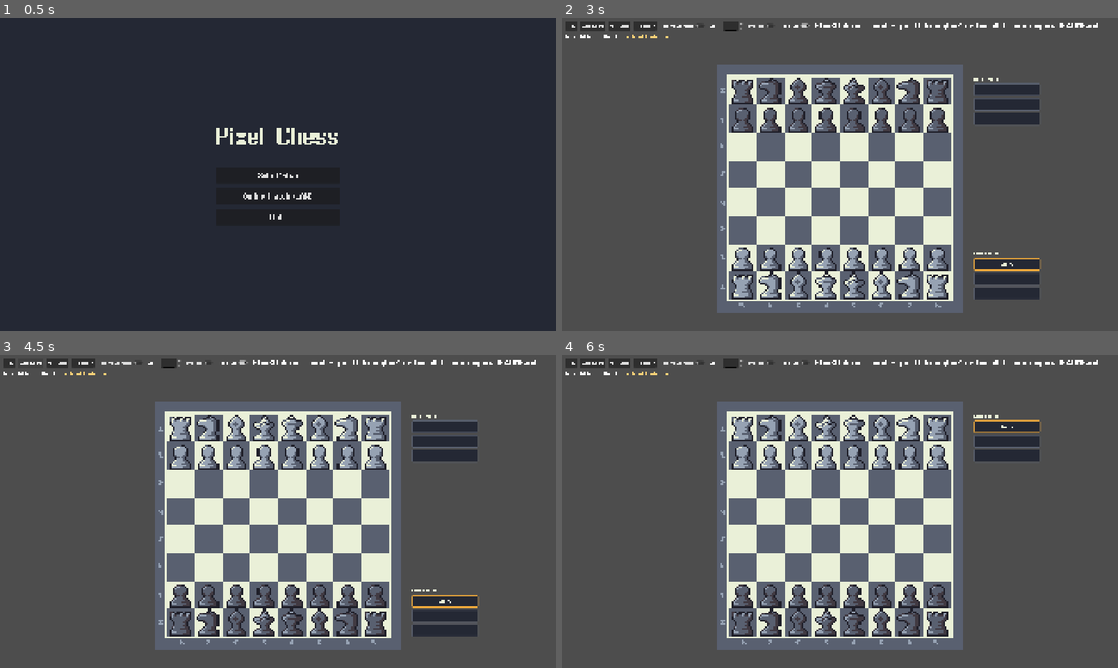
Above: before the commit, frames 1-4 (two rows, left to right).
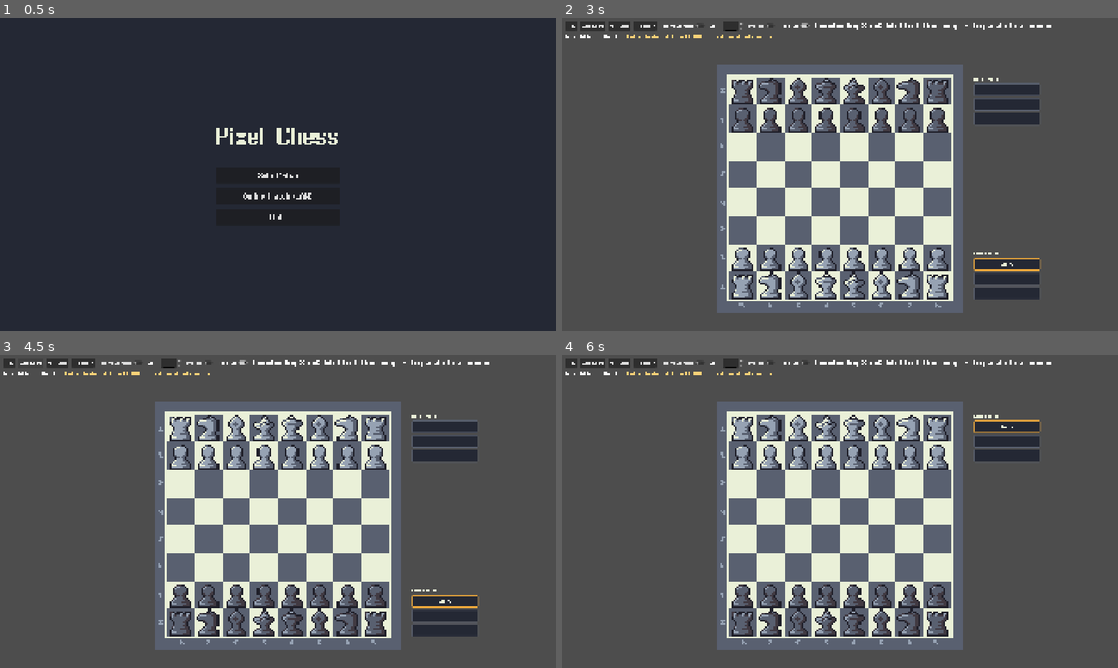
Above: after the commit, the same moments.

Repository: Zingawawoo/Chess_Game
Game: Godot game, scene res://Scenes/Board/Main.tscn
Two runs of this game, one before a commit and one after it. Both use one fixed random seed, a clock stepped at 60 frames per second and the inputs below.
Inputs:
- Up to frame 1 (0.5 s): no input
- Up to frame 2 (3 s): click "Solo Match" at 0.5 s; click "New Game" at 1.25 s; click "New Game" at 2 s; click "Play vs Stockfish" at 2.75 s
- Up to frame 3 (4.5 s): click "Play vs Stockfish" at 3.5 s; click "Swap Colors" at 4.25 s
- Up to frame 4 (6 s): click "Eval bar" at 5 s; click "Powerups" at 5.75 s

Frame 1 is identical in both runs. In frame 2, 0.4% of the frame differs, in the area x 11-97%, y 1-7%; in frame 3, 0.4%; in frame 4, 0.4%.

Commit message:
stockfish auto install

Diff:
--- a/Scenes/Board/chess.gd
+++ b/Scenes/Board/chess.gd
@@ -6,6 +6,7 @@
 const UciEngine := preload("res://uci_engine.gd")
 const LanNet := preload("res://Utilities/Online/lan_net.gd")
 const Powerups := preload("res://Utilities/Powerups/powerups.gd")
+const StockfishInstaller := preload("res://Utilities/Engine/stockfish_installer.gd")
 
 const ASSET := "res://Assets/pixel chess_v1.2/"
 const SQ := 16          # square size in board pixels
@@ -63,6 +64,8 @@
 
 # Stockfish opponent. While enabled, the human plays human_color and the engine the other side.
 var engine: UciEngine
+var installer: StockfishInstaller  # downloads the pinned Stockfish on first use
+var engine_started_ms := 0
 var engine_enabled := false
 var engine_depth := 10
 var human_color := "w"
@@ -157,7 +160,7 @@
 	get_viewport().size_changed.connect(_layout)
 	_layout()
 	new_game()
-	eval_toggle.button_pressed = true  # on by default; reports an error if Stockfish is missing
+	_setup_stockfish()
 
 
 func _build_ui() -> void:
@@ -475,7 +478,45 @@
 		engine.evaluation.connect(_on_engine_eval)
 		engine.failed.connect(_on_engine_failed)
 		add_child(engine)
-	return engine.start()
+	if installer != null and installer.busy:
+		return "Stockfish is still downloading - one moment"
+	if StockfishInstaller.installed_path() == "" and StockfishInstaller.is_supported() \
+			and OS.get_environment("STOCKFISH_PATH") == "":
+		_install_stockfish("avx2", false)
+		return "Downloading Stockfish (first time only) - try again in a moment"
+	var was_running := engine.running
+	var err := engine.start()
+	if err == "" and not was_running:
+		engine_started_ms = Time.get_ticks_msec()
+	return err
+
+
+## Makes sure the pinned Stockfish is installed, then switches the eval bar on (the default).
+func _setup_stockfish() -> void:
+	if StockfishInstaller.installed_path() == "" and StockfishInstaller.is_supported() \
+			and OS.get_environment("STOCKFISH_PATH") == "":
+		_install_stockfish("avx2", true)
+	else:
+		eval_toggle.button_pressed = true
+
+
+func _install_stockfish(variant: String, then_enable_eval: bool) -> void:
+	if installer == null:
+		installer = StockfishInstaller.new()
+		add_child(installer)
+		installer.progress.connect(func(f: float):
+			_event("Downloading Stockfish %s (first time only)... %d%%" \
+					% [StockfishInstaller.VERSION.trim_prefix("sf_"), int(f * 100)]))
+	if installer.busy:
+		return
+	for c in installer.finished.get_connections():
+		installer.finished.disconnect(c["callable"])
+	installer.finished.connect(func(ok: bool, msg: String):
+		_event(msg)
+		if ok and then_enable_eval:
+			eval_toggle.button_pressed = true, CONNECT_ONE_SHOT)
+	_event("Downloading Stockfish (first time only)...")
+	installer.install(variant)
 
 
 ## Abandons whatever the engine is searching; the position will be searched again if needed.
@@ -526,6 +567,10 @@
 
 
 func _on_engine_failed(reason: String) -> void:
+	# The fast avx2 build crashes straight away on CPUs without AVX2: fetch the generic build.
+	if StockfishInstaller.installed_variant() == "avx2" and Time.get_ticks_msec() - engine_started_ms < 5000:
+		_install_stockfish("generic", eval_enabled)
+		reason = "This CPU needs the generic Stockfish build - downloading it..."
 	engine_enabled = false
 	eval_enabled = false
 	engine_toggle.set_pressed_no_signal(false)
@@ -1961,7 +2006,7 @@
 	match a["holder"]:
 		"card":
 			cards[side].append({"id": id, "v": a["v"]})
-			where = "a card"
+			where = "as a card"
 		"piece":
 			var q: int = a["sq"]
 			var nf: Dictionary = fx[q].duplicate(true)
--- /dev/null
+++ b/Utilities/Engine/stockfish_installer.gd
@@ -0,0 +1,196 @@
+extends Node
+## Downloads a pinned Stockfish release the first time the game needs it, for Windows and
+## Linux, and keeps it in the game's user data folder. Every player ends up on the same
+## engine version, with no setup.
+##
+## To change the version, edit VERSION (a release tag from
+## https://github.com/official-stockfish/Stockfish/releases) - it re-downloads on next launch.
+
+signal progress(fraction: float)
+signal finished(ok: bool, message: String)
+
+const VERSION := "sf_17.1"
+const BASE_URL := "https://github.com/official-stockfish/Stockfish/releases/download/"
+const DIR := "user://engine"
+
+var busy := false
+var _http: HTTPRequest
+var _variant := ""
+var _archive := ""
+
+
+static func is_supported() -> bool:
+	return OS.get_name() in ["Windows", "Linux"]
+
+
+static func exe_path() -> String:
+	var name := "stockfish.exe" if OS.get_name() == "Windows" else "stockfish"
+	return ProjectSettings.globalize_path(DIR.path_join(name))
+
+
+static func _version_file() -> String:
+	return ProjectSettings.globalize_path(DIR.path_join("version.txt"))
+
+
+## The pinned version's executable, or "" if it isn't installed (or a different version is).
+static func installed_path() -> String:
+	var exe := exe_path()
+	if not FileAccess.file_exists(exe) or not FileAccess.file_exists(_version_file()):
+		return ""
+	var tag := FileAccess.get_file_as_string(_version_file()).strip_edges()
+	return exe if tag.begins_with(VERSION + " ") else ""
+
+
+## Which build is installed: "avx2" (fast, needs a CPU from ~2015 on) or "generic".
+static func installed_variant() -> String:
+	if not FileAccess.file_exists(_version_file()):
+		return ""
+	var parts := FileAccess.get_file_as_string(_version_file()).strip_edges().split(" ")
+	return parts[1] if parts.size() > 1 else ""
+
+
+## Starts downloading. variant: "avx2" or "generic" (for CPUs that can't run the avx2 build).
+func install(variant := "avx2") -> void:
+	if busy or not is_supported():
+		return
+	busy = true
+	_variant = variant
+	DirAccess.make_dir_recursive_absolute(ProjectSettings.globalize_path(DIR))
+	var asset := _asset_name()
+	_archive = DIR.path_join(asset)
+	_http = HTTPRequest.new()
+	_http.download_file = _archive
+	_http.use_threads = true
+	_http.request_completed.connect(_on_downloaded)
+	add_child(_http)
+	_use_system_proxy(_http)
+	var err := _http.request(BASE_URL + VERSION + "/" + asset)
+	if err != OK:
+		_finish(false, "Couldn't start the Stockfish download (error %d)" % err)
+
+
+func _asset_name() -> String:
+	var suffix := "-avx2" if _variant == "avx2" else ""
+	if OS.get_name() == "Windows":
+		return "stockfish-windows-x86-64%s.zip" % suffix
+	return "stockfish-ubuntu-x86-64%s.tar" % suffix
+
+
+## Name of the engine binary inside the archive.
+func _binary_name() -> String:
+	var suffix := "-avx2" if _variant == "avx2" else ""
+	if OS.get_name() == "Windows":
+		return "stockfish-windows-x86-64%s.exe" % suffix
+	return "stockfish-ubuntu-x86-64%s" % suffix
+
+
+## Honour HTTPS_PROXY if the player has one set.
+static func _use_system_proxy(http: HTTPRequest) -> void:
+	var proxy := OS.get_environment("HTTPS_PROXY")
+	if proxy == "":
+		proxy = OS.get_environment("https_proxy")
+	if proxy == "":
+		return
+	proxy = proxy.trim_prefix("http://").trim_prefix("https://").split("/")[0].split("@")[-1]
+	var hp := proxy.split(":")
+	if hp.size() == 2 and hp[1].is_valid_int():
+		http.set_https_proxy(hp[0], int(hp[1]))
+		http.set_http_proxy(hp[0], int(hp[1]))
+
+
+func _process(_delta: float) -> void:
+	if busy and _http != null:
+		var total := _http.get_body_size()
+		if total > 0:
+			progress.emit(float(_http.get_downloaded_bytes()) / total)
+
+
+func _on_downloaded(result: int, code: int, _headers: PackedStringArray, _body: PackedByteArray) -> void:
+	if result != HTTPRequest.RESULT_SUCCESS or code != 200:
+		_finish(false, "Stockfish download failed (result %d, HTTP %d) - check your internet connection" % [result, code])
+		return
+	var err := _extract()
+	DirAccess.remove_absolute(ProjectSettings.globalize_path(_archive))
+	if err != "":
+		_finish(false, err)
+		return
+	var f := FileAccess.open(_version_file(), FileAccess.WRITE)
+	f.store_string("%s %s\n" % [VERSION, _variant])
+	f.close()
+	_finish(true, "Stockfish %s installed" % VERSION.trim_prefix("sf_"))
+
+
+## Pulls the engine binary (and its licence) out of the downloaded archive.
+func _extract() -> String:
+	var want := _binary_name()
+	var files := {}
+	if _archive.ends_with(".zip"):
+		var zip := ZIPReader.new()
+		if zip.open(_archive) != OK:
+			return "The Stockfish download is not a valid zip"
+		for name in zip.get_files():
+			if name.get_file() == want:
+				files["bin"] = zip.read_file(name)
+			elif name.get_file() == "Copying.txt":
+				files["licence"] = zip.read_file(name)
+		zip.close()
+	else:
+		files = _read_tar(ProjectSettings.globalize_path(_archive), want)
+	if not files.has("bin"):
+		return "Couldn't find %s in the Stockfish download" % want
+	var out := FileAccess.open(exe_path(), FileAccess.WRITE)
+	if out == null:
+		return "Couldn't save Stockfish to " + exe_path()
+	out.store_buffer(files["bin"])
+	out.close()
+	if files.has("licence"):
+		var lic := FileAccess.open(ProjectSettings.globalize_path(DIR.path_join("Copying.txt")), FileAccess.WRITE)
+		lic.store_buffer(files["licence"])
+		lic.close()
+	if OS.get_name() != "Windows":
+		OS.execute("chmod", ["+x", exe_path()])
+	return ""
+
+
+## Minimal reader for an uncompressed .tar: returns {"bin": ..., "licence": ...} when found.
+static func _read_tar(path: String, want: String) -> Dictionary:
+	var res := {}
+	var f := FileAccess.open(path, FileAccess.READ)
+	if f == null:
+		return res
+	var total := f.get_length()
+	var pos := 0
+	while pos + 512 <= total:
+		f.seek(pos)
+		var hdr := f.get_buffer(512)
+		if hdr[0] == 0:
+			break
+		var name := hdr.slice(0, 100).get_string_from_ascii()
+		if hdr.slice(257, 262).get_string_from_ascii() == "ustar":
+			var prefix := hdr.slice(345, 500).get_string_from_ascii()
+			if prefix != "":
+				name = prefix + "/" + name
+		var size := 0
+		for ch in hdr.slice(124, 136).get_string_from_ascii():
+			if ch >= "0" and ch <= "7":
+				size = size * 8 + int(ch)
+		var kind := hdr[156]
+		var data_pos := pos + 512
+		if kind == 0 or kind == 48:  # regular file ('\0' or '0')
+			if name.get_file() == want:
+				f.seek(data_pos)
+				res["bin"] = f.get_buffer(size)
+			elif name.get_file() == "Copying.txt":
+				f.seek(data_pos)
+				res["licence"] = f.get_buffer(size)
+		pos = data_pos + ((size + 511) / 512) * 512
+	f.close()
+	return res
+
+
+func _finish(ok: bool, message: String) -> void:
+	busy = false
+	if _http != null:
+		_http.queue_free()
+		_http = null
+	finished.emit(ok, message)
--- a/project.godot
+++ b/project.godot
@@ -24,8 +24,8 @@
 
 [gui]
 
+theme/default_font_antialiasing=0
 theme/custom_font="res://Assets/UI/Fonts/GenericMobileSystem.ttf"
-theme/default_font_antialiasing=0
 
 [physics]
 
--- a/uci_engine.gd
+++ b/uci_engine.gd
@@ -25,7 +25,10 @@
 var _discard := false  ## drop the result of the search that is currently stopping
 
 
-## Looks for a Stockfish executable: $STOCKFISH_PATH, ./engine/, next to the game, then $PATH.
+const StockfishInstaller := preload("res://Utilities/Engine/stockfish_installer.gd")
+
+## Looks for a Stockfish executable: $STOCKFISH_PATH, the pinned download, ./engine/,
+## next to the game, then $PATH.
 static func find_binary() -> String:
 	var windows := OS.get_name() == "Windows"
 	var exe := "stockfish.exe" if windows else "stockfish"
@@ -34,6 +37,10 @@
 	var from_env := OS.get_environment("STOCKFISH_PATH")
 	if from_env != "":
 		candidates.append(from_env)
+	# The pinned version the game downloads itself (see Utilities/Engine/stockfish_installer.gd).
+	var pinned: String = StockfishInstaller.installed_path()
+	if pinned != "":
+		candidates.append(pinned)
 	candidates.append(ProjectSettings.globalize_path("res://engine/" + exe))
 	candidates.append(exe_dir.path_join("engine").path_join(exe))
 	candidates.append(exe_dir.path_join(exe))
Not shown, added: Utilities/Engine/stockfish_installer.gd.uid
